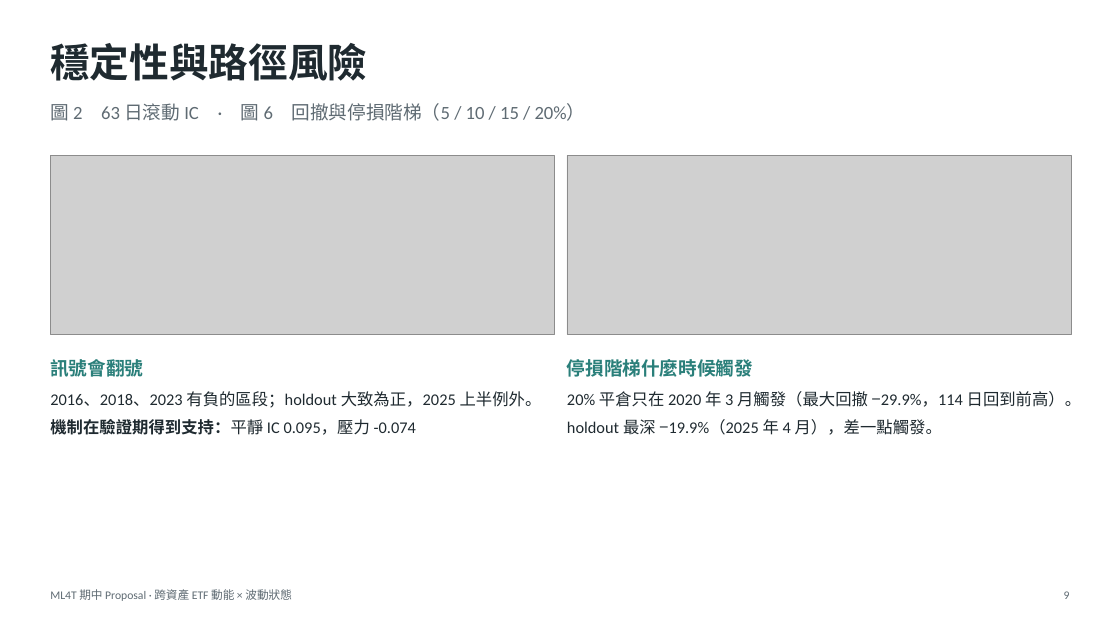
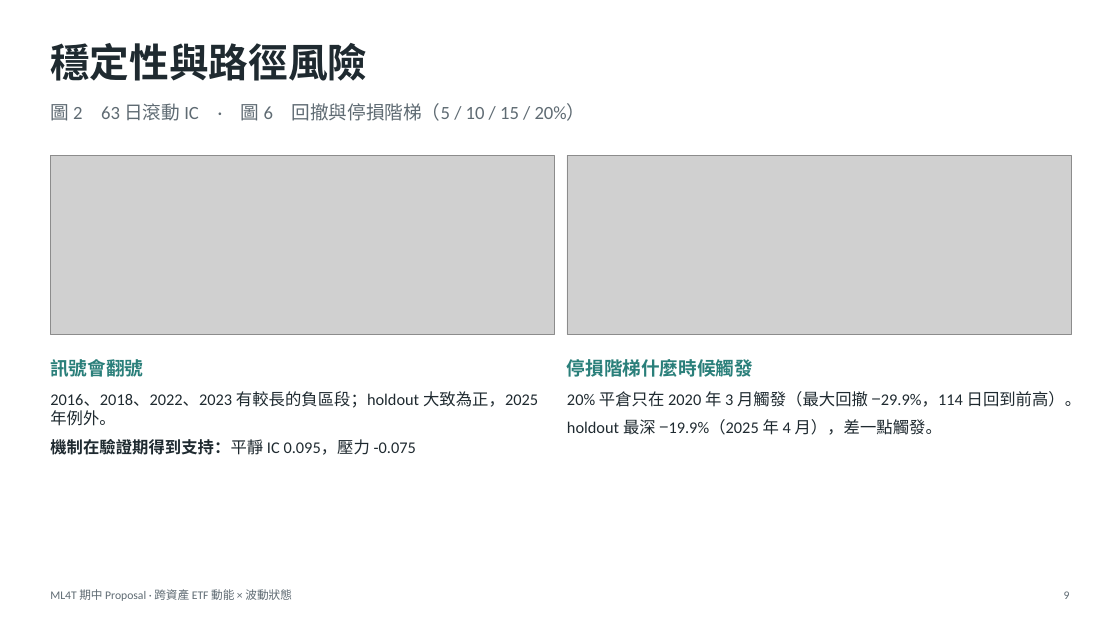
Before and after one commit to StanHsu0348/ml4t-midterm-etf-momentum, a slide deck: slide 9 of slides/midterm_presentation.pptx. Drawn at 1120x630 pixels with LibreOffice and Linux fonts; fonts in the diff are those of the drawing; grey boxes stand for pictures. Boxes give left, top, right and bottom in pixels: in the first picture for what was removed or moved away, otherwise in the second. Text is boxed around its words. In the diff, an @@ line names an element or a change of style, - is before the commit and + after.

```diff
--- a/slides/midterm_presentation.pptx
+++ b/slides/midterm_presentation.pptx
@@ text at (x1=50, y1=391, x2=538, y2=455): text changed @@
-2016、2018、2023 有負的區段；holdout 大致為正，2025 上半例外。
-機制在驗證期得到支持：平靜 IC 0.095，壓力 -0.074
+2016、2018、2022、2023 有較長的負區段；holdout 大致為正，2025 年例外。
+機制在驗證期得到支持：平靜 IC 0.095，壓力 -0.075
```
Also in this commit, not shown: 4 other slides changed, 22 other files.
